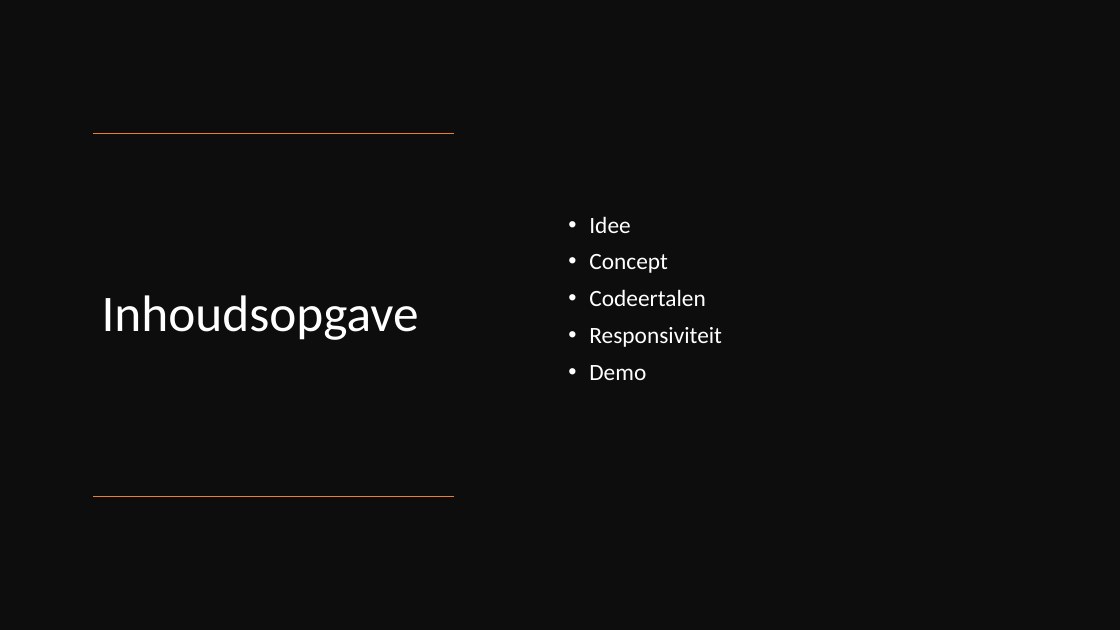
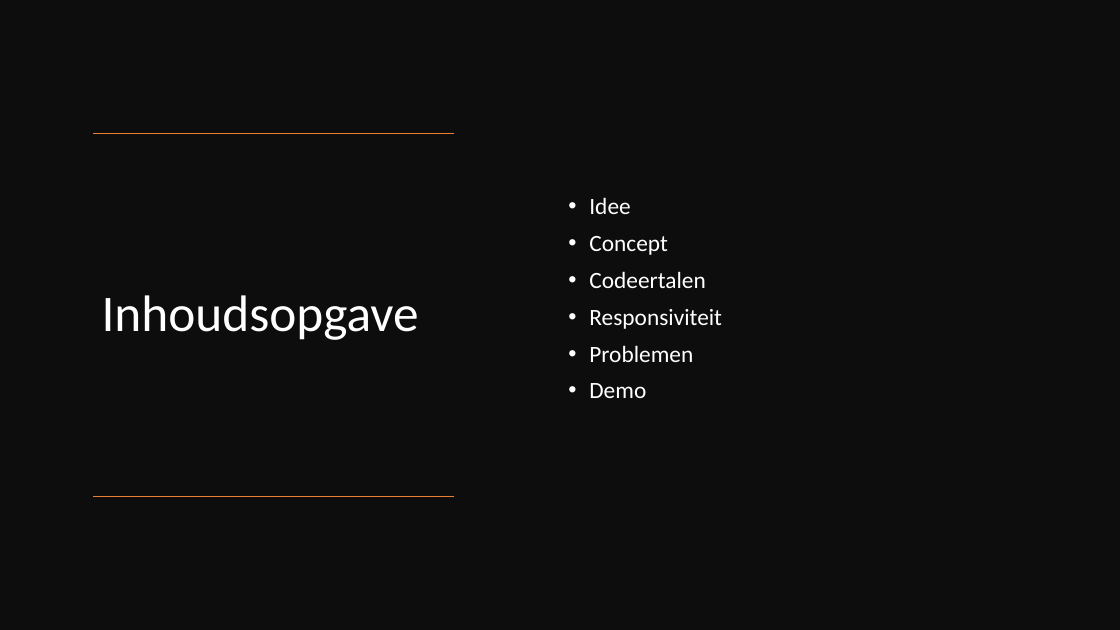
Before and after one commit to axeldegier/horse-reality, a slide deck: slide 2 of documentatie/Horse Reality.pptx. Drawn at 1120x630 pixels with LibreOffice and Linux fonts; fonts in the diff are those of the drawing. Boxes give left, top, right and bottom in pixels: in the first picture for what was removed or moved away, otherwise in the second. Text is boxed around its words. In the diff, an @@ line names an element or a change of style, - is before the commit and + after.

```diff
--- a/documentatie/Horse Reality.pptx
+++ b/documentatie/Horse Reality.pptx
@@ text at <box>589,345,693,362</box>: paragraph added @@
+• Problemen
```
Also in this commit, not shown: 1 slide added, 1 other file.
